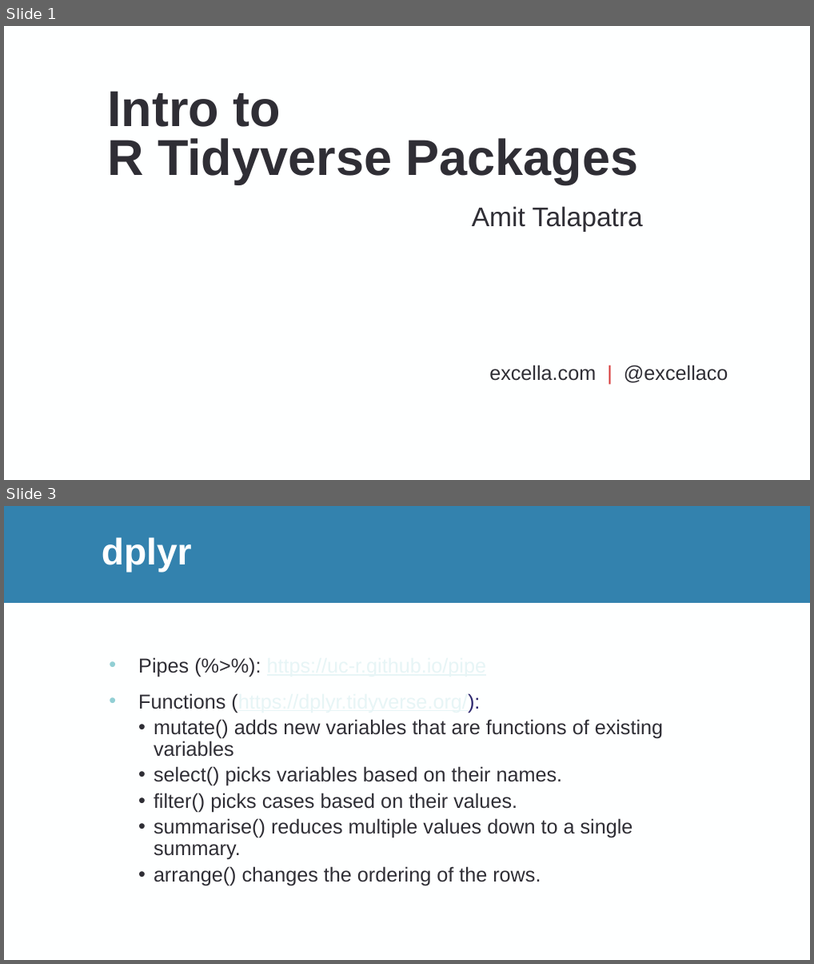
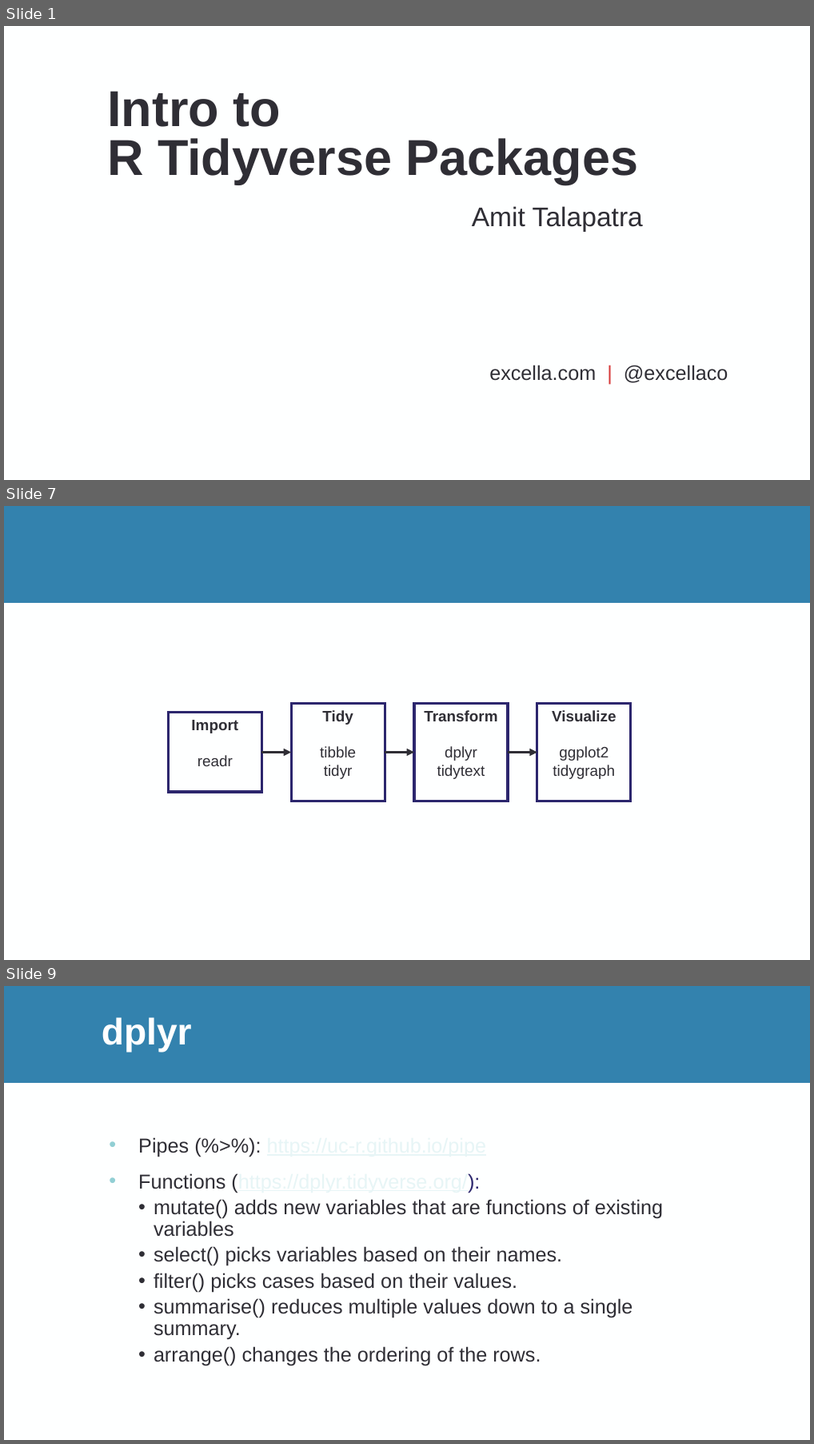
Before and after one commit to atalapatra/Intro-to-R-Tidyverse, a slide deck: Intro to R Tidyverse Packages.pptx. Shown one above the other, each under a label of ours: slides 1 and 3 before the commit, slides 1, 7 and 9 after it; the slides between them are not shown. The pictures are 814x964 and 814x1444 pixels, drawn with LibreOffice and Linux fonts; fonts in the diff are those of the drawing; background and template pictures are left out. Boxes give left, top, right and bottom in pixels: in the first picture for what was removed or moved away, otherwise in the second. Text is boxed around its words. In the diff, an @@ line names an element or a change of style, - is before the commit and + after.

```diff
--- a/Intro to R Tidyverse Packages.pptx
+++ b/Intro to R Tidyverse Packages.pptx
@@ slide 7 added at [4,506,810,960], background #FEFFFF; not listed: 1 template element that a slide beside it also shows @@
@@ rectangle added at [169,712,262,792], fill #FEFFFF, outline #2C266D 3 pt, 18 pt, text #2F2E35, bold @@
+Import
+readr
@@ rectangle added at [291,704,385,801], fill #FEFFFF, outline #2C266D 3 pt, 18 pt, text #2F2E35 @@
+Tidy
+tibble
+tidyr
@@ rectangle added at [414,704,509,801], fill #FEFFFF, outline #2C266D 3 pt, 18 pt, text #2F2E35 @@
+Transform
+dplyr
+tidytext
@@ rectangle added at [538,704,631,801], fill #FEFFFF, outline #2C266D 3 pt, 18 pt, text #2F2E35 @@
+Visualize
+ggplot2
+tidygraph
@@ arrow added from (262, 752) to (291, 752), #2F2E35 3 pt @@
@@ arrow added from (385, 752) to (414, 752), #2F2E35 3 pt @@
@@ arrow added from (508, 752) to (538, 752), #2F2E35 3 pt @@
@@ what was slide 3 is now slide 9 @@
```
Also in this commit, not shown: 1 slide changed, 5 other slides added, 3 other files.
